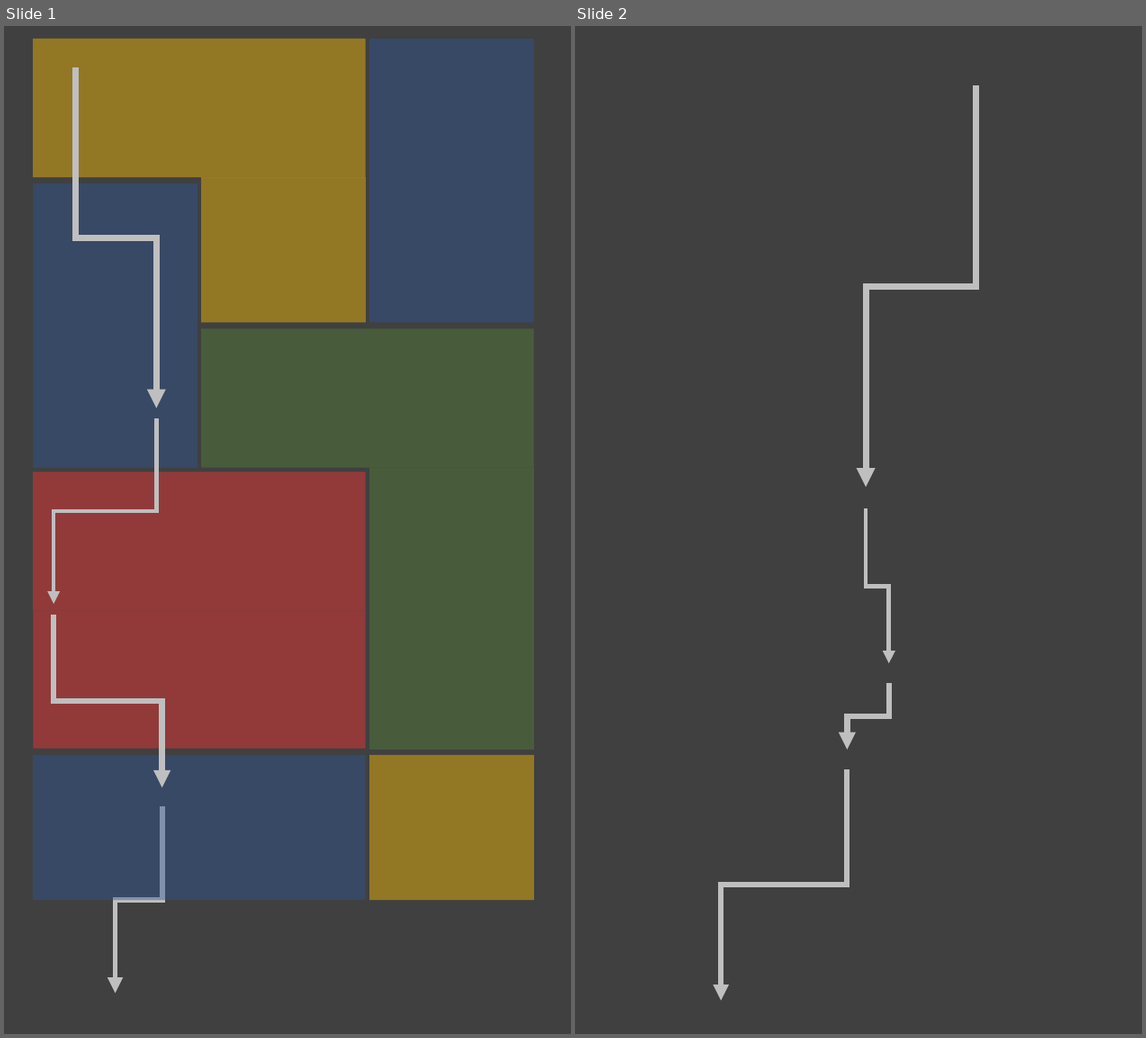
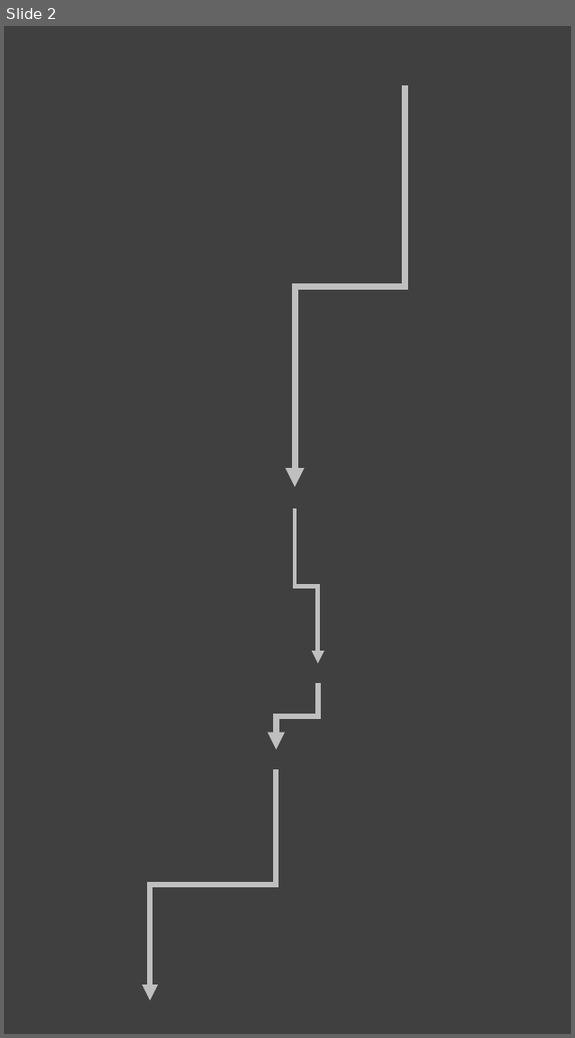
Before and after one commit to jkrolik1/MS, a slide deck: Szablon1.pptx. Shown side by side, each under a label of ours: slides 1 and 2 before the commit, slide 2 after it. The pictures are 1146x1038 and 575x1038 pixels, drawn with LibreOffice and Linux fonts; fonts in the diff are those of the drawing. Boxes give left, top, right and bottom in pixels: in the first picture for what was removed or moved away, otherwise in the second. Text is boxed around its words. In the diff, an @@ line names an element or a change of style, - is before the commit and + after.

```diff
--- a/Szablon1.pptx
+++ b/Szablon1.pptx
@@ slide 1 removed at bbox=[4, 26, 571, 1034], background #404040 @@
@@ rectangle removed at bbox=[33, 38, 366, 177] @@
@@ rectangle removed at bbox=[370, 38, 534, 322] @@
@@ elbow arrow removed from (75, 66) to (157, 408) @@
@@ rectangle removed at bbox=[33, 184, 197, 468] @@
@@ rectangle removed at bbox=[201, 177, 366, 322] @@
@@ rectangle removed at bbox=[201, 328, 534, 468] @@
@@ elbow arrow removed from (157, 418) to (54, 604) @@
@@ rectangle removed at bbox=[33, 472, 366, 611] @@
@@ rectangle removed at bbox=[370, 468, 535, 750] @@
@@ rectangle removed at bbox=[34, 610, 366, 748] @@
@@ elbow arrow removed from (54, 615) to (162, 787) @@
@@ rectangle removed at bbox=[33, 756, 366, 901] @@
@@ rectangle removed at bbox=[370, 755, 534, 900] @@
@@ elbow arrow removed from (162, 806) to (115, 993) @@
```
Also in this commit, not shown: 1 slide added.
